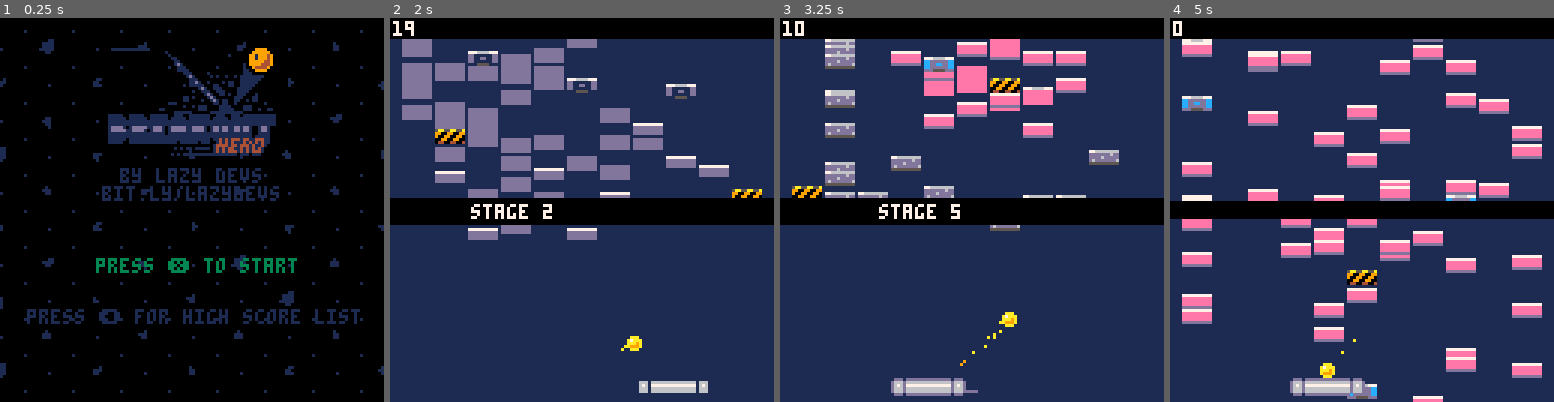
Above: before the commit, frames 1-4 (left to right).
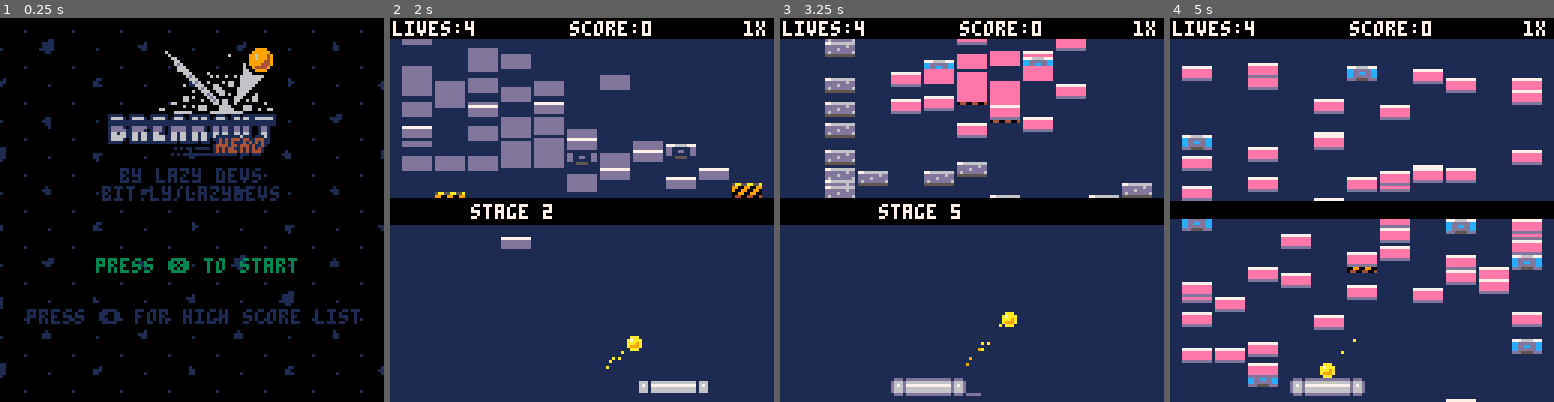
Above: after the commit, the same moments.

Repository: steka/lazydevs-pico8-breakout-hero
Game: PICO-8 cartridge hero1.p8
The game is run twice, just before and just after one commit, with the same random seed, the same clock (stepped at 60 frames per second) and the same inputs.
Inputs:
- Up to frame 1 (0.25 s): no input
- Up to frame 2 (2 s): tap X (X key) at 0.33, 1.07, 1.85 s; tap O (Z key) at 0.7, 1.7 s; hold Right from 1.6 s (still down)
- Up to frame 3 (3.25 s): release Right at 2.1 s; tap O (Z key) at 2.1, 2.5, 2.9 s; hold Up 2.15-2.42 s; hold Right 2.47-3.03 s; tap X (X key) at 2.97 s; hold Left from 3.08 s (still down)
- Up to frame 4 (5 s): tap O (Z key) every 0.4 s from 3.3 to 4.9 s; release Left at 3.58 s; hold Down 3.63-3.97 s; hold Right 4.02-4.68 s; tap X (X key) at 4.08 s; hold Up from 4.73 s (still down)

The runs differ from the first frame. In frame 1, 1.8% of the frame differs, in the area x 28-72%, y 7-33%; in frame 2, 15%; in frame 3, 13%; in frame 4, 25%, in the area x 1-98%, y 0-100%.

Commit message:
Breakout #63 - Playtesting
https://www.youtube.com/watch?v=I2RVN6uUvCM

Diff:
--- a/hero1.p8
+++ b/hero1.p8
@@ -4,22 +4,11 @@
 -- breakout hero (beta)
 -- by layz devs
 
--- testing
-
 -- 1 visual stuff
-   -- ball twist
-   -- celebratory sick
    -- dev logo
-
 -- 2 playesting issues
    -- ball gets stuck between paddle and wall
-
 -- 3 copy protection
-
------------------------
---- good to have    ---
------------------------
--- ?? powerup percentage bar
 
 function _init()
  initstats()
@@ -37,13 +26,6 @@
  levels={}
  loadlevels()
  startlives=4
- --levels[1] = "x5b"
- --levels[1] = "b9b/p9p/sbsbsbsbsb"
- --levels[1] = "hxixsxpxbxbxbxbxbxbxbxbxbxbxbxbxbxbxbxbxbxbxbxbxbxbxbxbxbxbxbxbxbxbxbxbxb"
- --levels[1] = "/i4//x4b/s9s"
- --levels[1] = "b9bh9h"
- --levels[1] = "b9bb9bb9bb9bh9hp9p"
- --levels[1] = "b9bb9bb9b/i9"
 
  shake=0
 
@@ -56,6 +38,8 @@
  blink_b=7
  blink_b_i=1
 
+ blink_r=12
+ blink_r_i=1
 
  blinkframe=0
  blinkspeed=8
@@ -534,7 +518,8 @@
 function boostchain()
  if chain==6 then
   local _si=1+flr(rnd(#sick))
-  showsash(sick[_si],12,1)
+  sfx(44)
+  showsash(sick[_si],-1,1)
  end
  chain+=1
  chain=mid(1,chain,7)
@@ -654,7 +639,7 @@
  local g_seq = {3,11,7,11}
  local w_seq = {5,6,7,6}
  local b_seq = {9,10,7,10,9}
-
+ local r_seq = {8,9,10,11,12}
  -- text blinking
  blinkframe+=1
  if blinkframe>blinkspeed then
@@ -677,6 +662,8 @@
    blink_b_i=1
   end
   blink_b=b_seq[blink_b_i]
+
+  blink_r=r_seq[flr(#r_seq*rnd()+1)]
  end
 
  -- trajectory preview anim
@@ -1000,6 +987,7 @@
     pal(7,1)
    end
    spr(_p.col,_p.x,_p.y,1,1,_fx,_fy)
+   pal()
   elseif _p.tpe == 6 then
    line(_p.x-_p.s/2.,_p.y,_p.x+_p.s/2,_p.y,_p.col)
   end
@@ -1472,8 +1460,6 @@
   spdwind=0
  end
 
- debug=spdwind
-
  if spdwind>5 then
   if pad_dx < 0 then
    spawnspeedline(pad_x+(pad_w/2),pad_y)
@@ -1568,8 +1554,14 @@
 end
 
 function draw_sash()
+ local _c
  if sash_v then
-  rectfill(0,64-sash_w,128,64+sash_w,sash_c)
+  if sash_c==-1 then
+   _c = blink_r
+  else
+   _c = sash_c
+  end
+  rectfill(0,64-sash_w,128,64+sash_w,_c)
   print(sash_text,sash_tx,62,sash_tc)
  end
 end
@@ -1748,11 +1740,6 @@
    pset(ball[i].x+ball[i].dx*4*arrm2,
         ball[i].y+ball[i].dy*4*arrm2,
         10)
-
-  -- line(ball[i].x+ball[i].dx*4*arrm,
-  --      ball[i].y+ball[i].dy*4*arrm,
-  --     ball[i].x+ball[i].dx*6*arrm,
-  --      ball[i].y+ball[i].dy*6*arrm,10)
   end
  end
 
@@ -2315,7 +2302,7 @@
 function loadstats()
  local _slot=21
 
- if dget(0)==45183 then
+ if dget(21)==45183 then
   _slot+=1
   for i=1,20 do
    stat1[i]=dget(_slot)
@@ -2379,7 +2366,7 @@
 bd666d666d666db10000000000000000000000000000000000000000000000000000000000000000000000000000000000000000000000000000000000000000
 1bdddbdddbdddb110000000000000000000000000000000000000000000000000000000000000000000000000000000000000000000000000000000000000000
 11bbb1bbb1bbb1110000000000000000000000000000000000000000000000000000000000000000000000000000000000000000000000000000000000000000
-e1111111111111eeeeeeeeeeeeeeeeeeeeeeeeeeeeeeeeeeeaaaaeee000000000000000000000000000000000000000000000000000000000000000000000000
+eeeeeeeeeeeeeeeeeeeeeeeeeeeeeeeeeeeeeeeeeeeeeeeeeaaaaeee000000000000000000000000000000000000000000000000000000000000000000000000
 eeeeeeeeeeeeeeeeeee7eeeeeeeeeeeeeeeeeeeeeeeeeeeeaaaaaaee000000000000000000000000000000000000000000000000000000000000000000000000
 eeeeeeeeeeeeeeeeeeee7eeeeeeeeeeeeeeeeeee7eeeeeeaa7aaa9ae000000000000000000000000000000000000000000000000000000000000000000000000
 eeeeeeeeeeeeeeeeeeeee77eeeeeeeeeeeeeeeeeeeeeeeeaa7aaa9ae000000000000000000000000000000000000000000000000000000000000000000000000
Not shown, changed: the sound effects (__sfx__) section of hero1.p8
